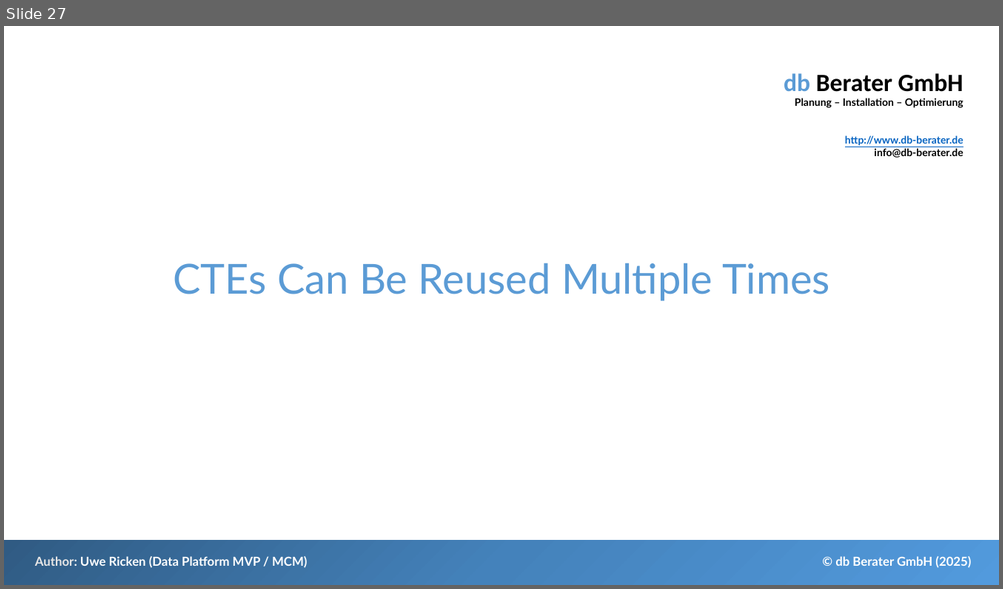
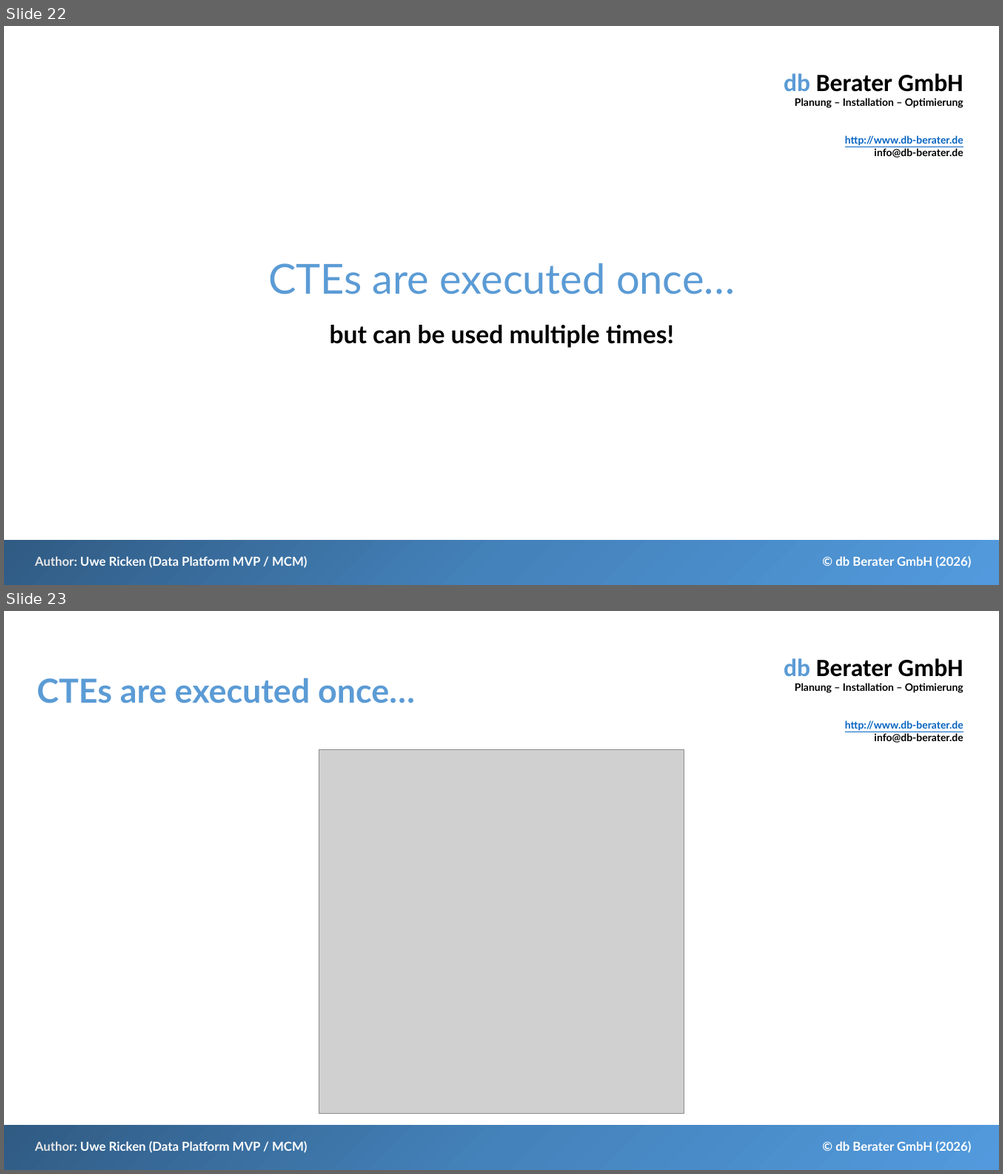
Before and after one commit to db-berater/Debunk-Myths-about-CTE, a slide deck: 01 - Documents and Preparation/Debunk Myths About CTE.pptx. Shown one above the other, each under a label of ours: slide 27 before the commit, slides 22 and 23 after it. The pictures are 1003x589 and 1003x1174 pixels, drawn with LibreOffice and Linux fonts; fonts in the diff are those of the drawing; grey boxes stand for pictures. Boxes give left, top, right and bottom in pixels: in the first picture for what was removed or moved away, otherwise in the second. Text is boxed around its words. In the diff, an @@ line names an element or a change of style, - is before the commit and + after.

```diff
--- a/01 - Documents and Preparation/Debunk Myths About CTE.pptx
+++ b/01 - Documents and Preparation/Debunk Myths About CTE.pptx
@@ slide 23 added at <box>4,611,999,1170</box>, background #FFFFFF; not listed: 4 template elements that a slide beside it also shows @@
@@ title added at <box>37,678,415,703</box>, 32 pt, text #5B9BD5, bold @@
+CTEs are executed once…
@@ picture added at <box>318,750,683,1114</box> @@
@@ what was slide 27 is now slide 22 @@
@@ slide 22 changed as well @@
@@ title at <box>268,263,735,295</box>: text changed @@
-CTEs Can Be Reused Multiple Times
+CTEs are executed once…
@@ subtitle added at <box>330,325,674,348</box>, 24 pt, text #000000, bold @@
+but can be used multiple times!
@@ text at <box>835,557,970,568</box>: text changed @@
-© db Berater GmbH (2025)
+© db Berater GmbH (2026)
```
Also in this commit, not shown: 28 other slides changed, 7 other slides added, 41 other files.
